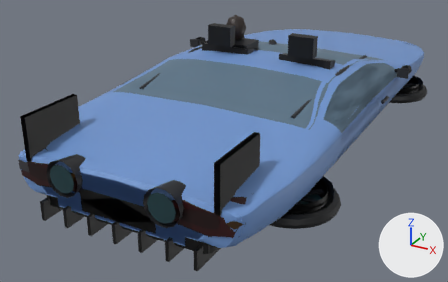
The glTF model godot/assets/models/cv2_hover.glb: old version first, new version second.
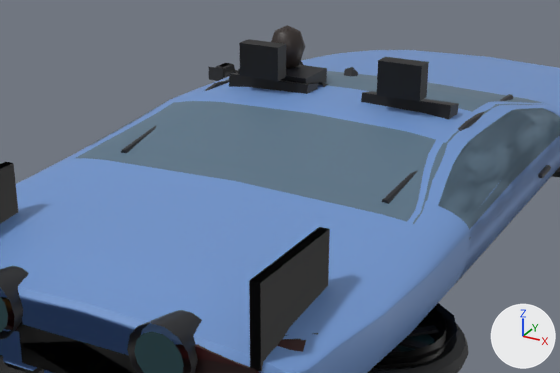
The first picture shows the older version from a camera (50 mm lens) standing at (2.22, -4.95, 2.63) and looking at (-0.26, -0.45, 0.38). The close-ups show the older and then the newer version on the part from 15% to 88% of the width and 0% to 77% of the height of that picture. Only the edits that show in the close-ups are written down. Every picture has the same lights, and +X, +Y and +Z are marked at lower right. Objects named as collision shapes, trigger or cutter boxes, shadow casters or lower levels of detail are left out. Where no turn or scale is listed for an object, it has been applied to the vertices. Vertices at exactly the same position are counted once.

Objects in the first close-up: 'Body', 'Body_LOD1', 'DoorR_Mesh'.
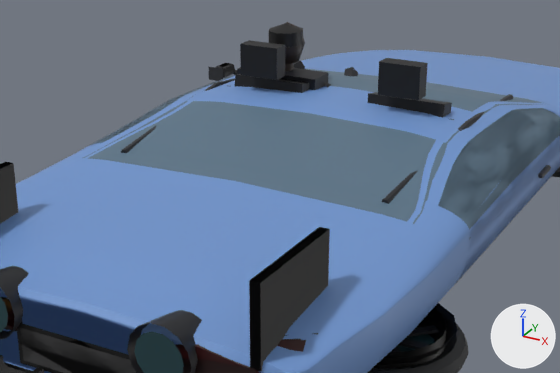
Where the newer file only moved an object's origin or applied its transform, the numbers keep the older frame.

Location of each change, [x1, y1, x2, y2] in pixels of the close-ups (560 x 373 px; the box of a moved part takes in the faces that stretch with it):
'Body', reshaped
    before: [0, 25, 560, 373]
    after: [0, 22, 560, 373]
part 1 of me_body, added
    after: [20, 328, 136, 373]
part 2 of me_body, moved or reshaped
    before: [229, 73, 318, 94]
    after: [235, 74, 309, 93]
part 3 of me_body, moved or reshaped
    before: [361, 91, 459, 120]
    after: [367, 92, 452, 118]
part 4 of me_body, moved or reshaped
    before: [271, 25, 305, 69]
    after: [284, 22, 305, 64]
part 5 of me_body, added
    after: [269, 23, 303, 47]
part 6 of me_body, added (mostly hidden)
    after: [285, 63, 294, 71]
part 7 of me_body, added
    after: [237, 67, 328, 90]
part 8 of me_body, cut back
    before: [238, 39, 429, 102]
    after: [227, 40, 454, 120]
part 9 of me_body, moved or reshaped
    before: [18, 324, 136, 373]
    after: [17, 323, 130, 373]
part 10 of me_body, recoloured
    both: [95, 77, 229, 144]
part 11 of me_body, recoloured
    both: [76, 78, 229, 158]
part 12 of me_body_lod1, added
    after: [20, 328, 136, 373]
part 13 of me_body_lod1, moved or reshaped
    before: [19, 326, 136, 373]
    after: [26, 335, 118, 373]
part 14 of me_doorl_mesh, moved or reshaped (not visible before)
    after: [92, 84, 212, 145]

Diff of the bpy script that builds the scene:
```diff
--- a/godot/assets/models/cv2_hover.glb.py
+++ b/godot/assets/models/cv2_hover.glb.py
@@ me_body @@
 # used by ob_body; location = (0.0, 0.0, 0.0)
-me_body.from_pydata(...)  # 3879 vertices, 6690 faces; spans x -1.13..1.13, y -2.36..2.31, z 0.45..1.42
+me_body.from_pydata(...)  # 4073 vertices, 6974 faces; spans x -1.13..1.13, y -2.36..2.31, z 0.45..1.44
+# me_body part 1: the loose piece of 5 vertices spanning x -0.29..0.29, y -2.3, z 0.59..0.76 is copied, and the copy is scaled about its middle by (0.966, -1.67, 0.824); it spans x -0.28..0.28, y -2.31, z 0.6..0.74
+# me_body part 2: the loose piece of 8 vertices spanning x -0.61..-0.15, y -0.31..-0.09, z 0.62..1.18 is scaled about its middle by (0.86, 0.951, 1)
+# me_body part 3: the loose piece of 8 vertices spanning x 0.15..0.61, y -0.31..-0.09, z 0.62..1.18 is scaled about its middle by (0.86, 0.951, 1)
+# me_body part 4: the loose piece of 32 vertices spanning x -0.48..-0.28, y -0.1..0.1, z 1.18..1.42 is moved by (0.0, 0.0, 0.02)
+# me_body part 5: a new loose piece, a UV sphere (8 segments, 3 rings, poles along z) spanning x -0.47..-0.29, y -0.11..0.08, z 1.3..1.43, in mat_details
+# me_body part 6: a new loose piece, a 6-sided cylinder along z spanning x -0.419..-0.341, y -0.065..0.025, z 1.17..1.24, in mat_details
+# me_body part 7: a new loose piece, a box spanning x -0.61..-0.15, y -0.13..0.03, z 1.09..1.19, in mat_details
+# me_body part 8: 22 vertices moved from x -1.02..-0.1, y -0.07..0.23, z 0.82..1.15 to x -1.02..-0.09, y -0.07..0.24, z 0.82..1.15; 16 vertices removed from x -0.58..0.49, y -0.31..0.07, z 0.72..1.38; 72 vertices added at x -0.63..0.63, y -0.31..0.35, z 0.64..1.37
+# me_body part 9: 4 vertices removed from x -0.29..0.29, y -2.3, z 0.59..0.76; 4 vertices added at x -0.3..0.3, y -2.3, z 0.58..0.76
+# me_body part 10: 28 faces spanning x -0.91..-0.78, y -1.0..0.6, z 0.97..1.09 switch from mat_paint to mat_glass
+# me_body part 11: 64 faces spanning x -1.0..-0.65, y -1.2..0.8, z 0.89..1.1 switch from mat_glass to mat_paint
+# other edits to the shape of me_body do not show in these pictures
 me_body.materials.append(mat_details)
@@ me_body_lod1 @@
 # used by ob_body_lod1; location = (0.0, 0.0, 0.0)
-me_body_lod1.from_pydata(...)  # 760 vertices, 1202 faces; spans x -1.11..1.11, y -2.31..2.31, z 0.5..1.16
+me_body_lod1.from_pydata(...)  # 807 vertices, 1280 faces; spans x -1.11..1.11, y -2.31..2.31, z 0.5..1.16
+# me_body_lod1 part 12: the loose piece of 5 vertices spanning x -0.29..0.29, y -2.3, z 0.59..0.76 is copied, and the copy is scaled about its middle by (0.966, 0, 0.824); it spans x -0.28..0.28, y -2.31, z 0.6..0.74
+# me_body_lod1 part 13: 4 vertices removed from x -0.29..0.29, y -2.3, z 0.59..0.76; 4 vertices added at x -0.3..0.3, y -2.3, z 0.58..0.76
+# other edits to the shape of me_body_lod1 do not show in these pictures
 me_body_lod1.materials.append(mat_paint)
@@ me_doorl_mesh @@
 # used by ob_doorl_mesh; location = (-0.965, 0.62, 0.826)
-me_doorl_mesh.from_pydata(...)  # 384 vertices, 660 faces; spans x -0.04..0.17, y -1.62..0.0, z -0.23..0.23
+me_doorl_mesh.from_pydata(...)  # 384 vertices, 660 faces; spans x -0.04..0.26, y -1.62..0.0, z -0.2..0.26
+# me_doorl_mesh part 14: 384 of 384 vertices moved; they spanned x -0.04..0.17, y -1.62..0.0, z -0.23..0.23 and now span x -0.04..0.26, y -1.62..0.0, z -0.2..0.26; mean shift (0.01, 0.0, 0.04)
 me_doorl_mesh.materials.append(mat_paint)
```
